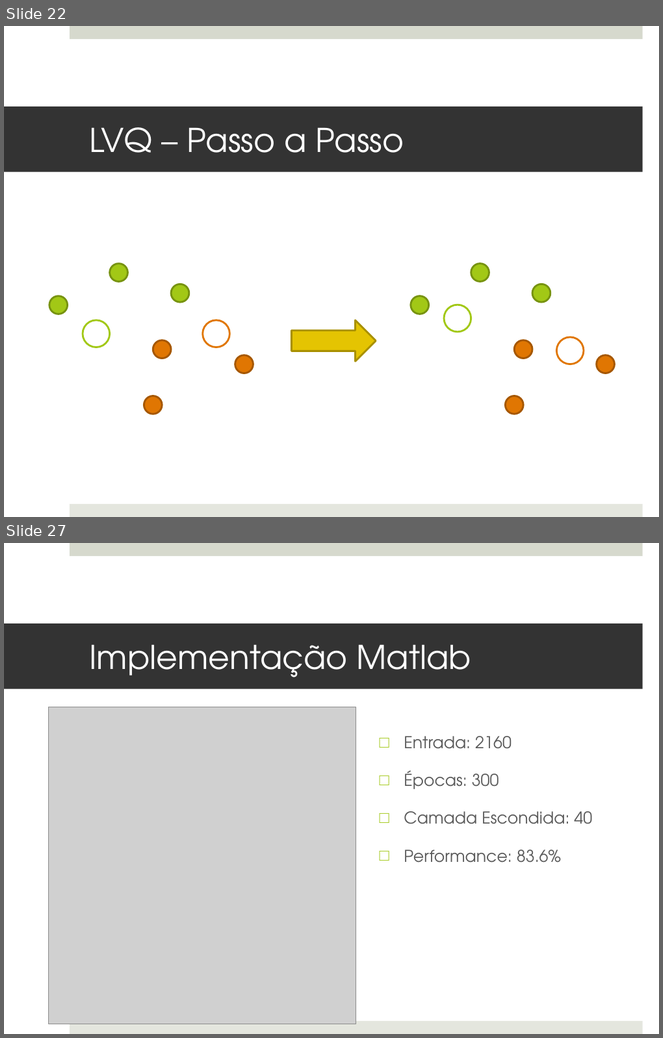
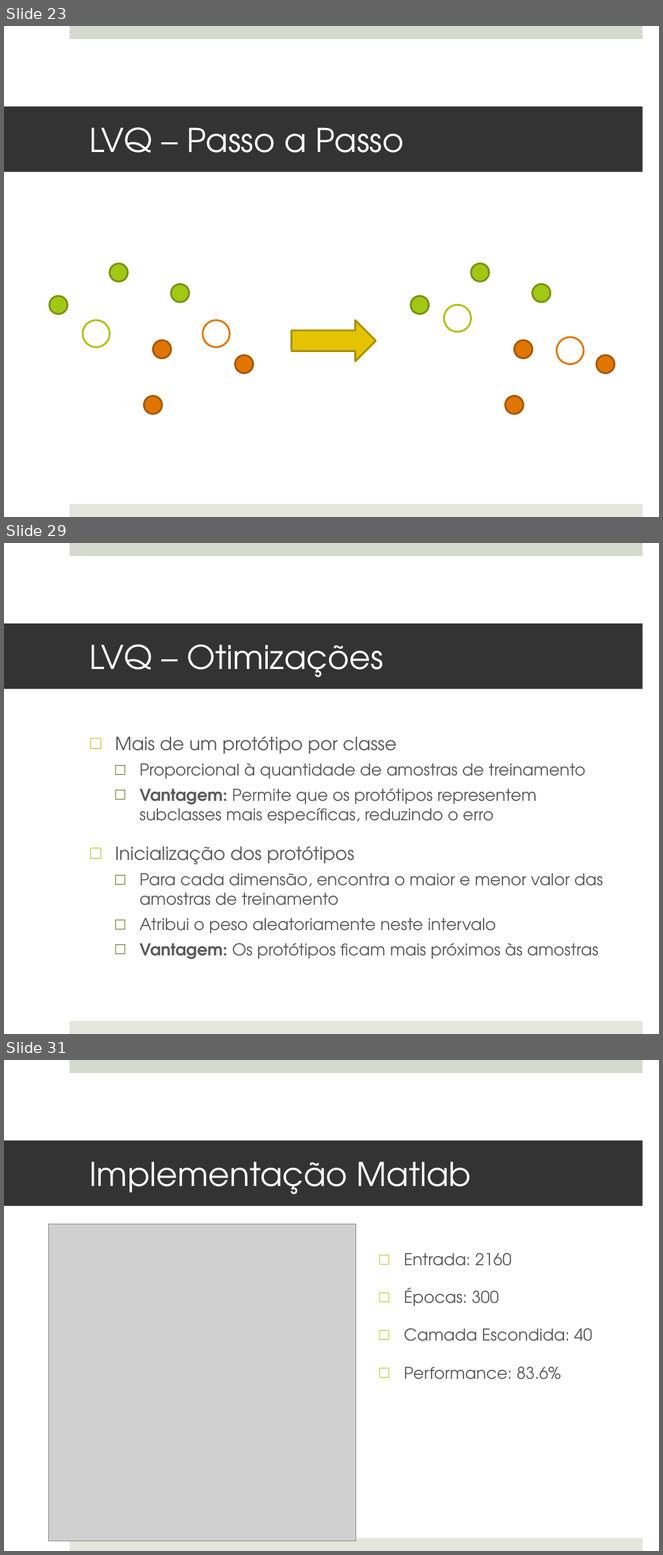
Before and after one commit to MarioBajr/Redes-Neurais, a slide deck: projeto PI.pptx. Shown one above the other, each under a label of ours: slides 22 and 27 before the commit, slides 23, 29 and 31 after it; the slides between them are not shown. The pictures are 663x1038 and 663x1555 pixels, drawn with LibreOffice and Linux fonts; fonts in the diff are those of the drawing; grey boxes stand for pictures. Boxes give left, top, right and bottom in pixels: in the first picture for what was removed or moved away, otherwise in the second. Text is boxed around its words. In the diff, an @@ line names an element or a change of style, - is before the commit and + after.

```diff
--- a/projeto PI.pptx
+++ b/projeto PI.pptx
@@ slide 29 added at [4, 543, 659, 1034], background #FFFFFF; not listed: 2 template elements that a slide beside it also shows @@
@@ title added at [4, 624, 643, 689], fill #333333, 36 pt, text #FFFFFF @@
+LVQ – Otimizações
@@ text added at [115, 737, 603, 960], 18 pt, text #595959 @@
+□ Mais de um protótipo por classe
+  □ Proporcional à quantidade de amostras de treinamento
+  □ Vantagem: Permite que os protótipos representem subclasses mais específicas, reduzindo o erro
+□ Inicialização dos protótipos
+  □ Para cada dimensão, encontra o maior e menor valor das amostras de treinamento
+  □ Atribui o peso aleatoriamente neste intervalo
+  □ Vantagem: Os protótipos ficam mais próximos às amostras
@@ what was slide 22 is now slide 23 @@
@@ what was slide 27 is now slide 31 @@
```
Also in this commit, not shown: 7 slides changed, 3 other slides added, 9 slides removed.
